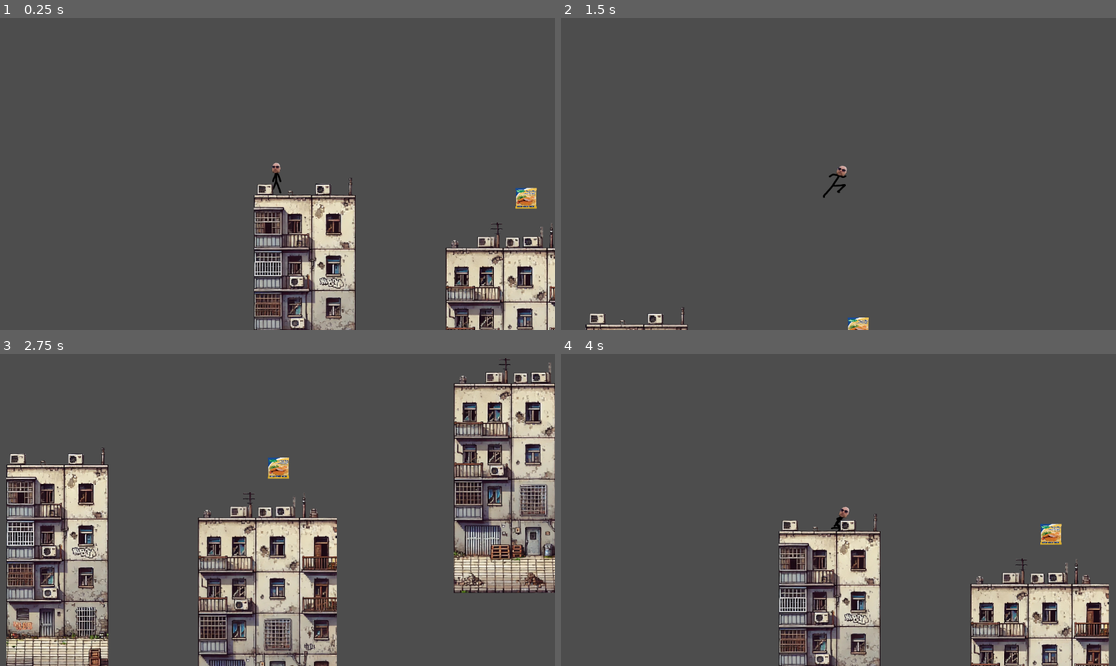
Above: before the commit, frames 1-4 (two rows, left to right).
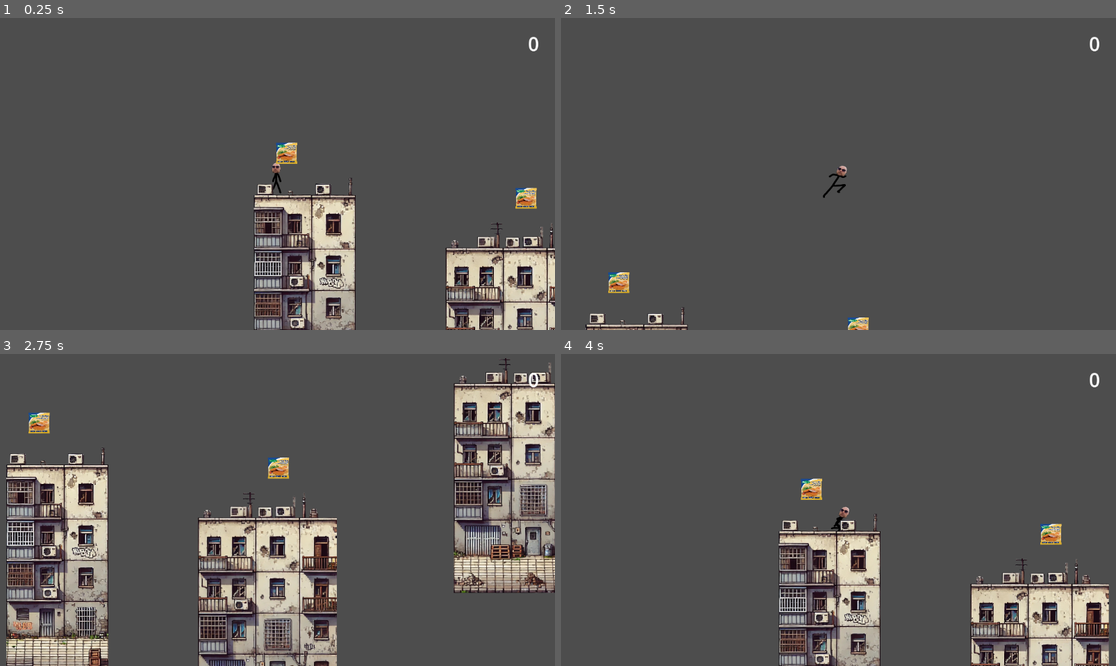
Above: after the commit, the same moments.

Repository: sanyika22145/isti_game
Game: Godot game, scene res://scenes/game.tscn
The game is run twice, just before and just after one commit, with the same random seed, the same clock (stepped at 60 frames per second) and the same inputs.
Inputs:
- Up to frame 1 (0.25 s): no input
- Up to frame 2 (1.5 s): tap Enter at 0.5 s; hold D (move_right) from 0.53 s (still down); tap W (jump) at 0.77 s
- Up to frame 3 (2.75 s): tap W (jump) at 1.52 s; release D (move_right) at 2.03 s; hold A (move_left) from 2.03 s (still down)
- Up to frame 4 (4 s): release A (move_left) at 2.78 s; hold D (move_right) from 2.78 s (still down); tap W (jump) at 3.02, 3.77 s

The runs differ from the first frame. In frame 1, 0.3% of the frame differs, in the area x 49-97%, y 6-47%; in frame 2, 0.3%; in frame 3, 0.3%, in the area x 5-97%, y 6-26%; in frame 4, 0.3%.

Commit message:
scoreboard

Diff:
--- a/mcistikalandjai/scenes/game.tscn
+++ b/mcistikalandjai/scenes/game.tscn
@@ -161,6 +161,8 @@
 [node name="cordonFelveheto" parent="." instance=ExtResource("11_dsdnw")]
 position = Vector2(992, 189)
 
+[node name="cordonFelveheto2" parent="." instance=ExtResource("11_dsdnw")]
+
 [node name="pepsi2" parent="." instance=ExtResource("10_qo3sv")]
 position = Vector2(1100, -2935)
 
--- a/mcistikalandjai/scenes/game_manager.tscn
+++ b/mcistikalandjai/scenes/game_manager.tscn
@@ -1,6 +1,9 @@
-[gd_scene load_steps=2 format=3 uid="uid://cfje6wok8ua0q"]
+[gd_scene load_steps=3 format=3 uid="uid://cfje6wok8ua0q"]
 
 [ext_resource type="Script" path="res://script/game_manager.gd" id="1_2sx6w"]
+[ext_resource type="PackedScene" uid="uid://b2crwcxyro7y3" path="res://scenes/scoreboard.tscn" id="2_iqe1n"]
 
 [node name="GameManager" type="Node"]
 script = ExtResource("1_2sx6w")
+
+[node name="Scoreboard" parent="." instance=ExtResource("2_iqe1n")]
--- /dev/null
+++ b/mcistikalandjai/scenes/scoreboard.tscn
@@ -0,0 +1,16 @@
+[gd_scene format=3 uid="uid://b2crwcxyro7y3"]
+
+[node name="Scoreboard" type="CanvasLayer"]
+
+[node name="Score" type="Label" parent="."]
+anchors_preset = -1
+anchor_right = 0.035
+anchor_bottom = 0.018
+offset_left = 1046.0
+offset_top = 25.0
+offset_right = 1078.68
+offset_bottom = 85.336
+scale = Vector2(1, 1.02351)
+theme_override_font_sizes/font_size = 40
+text = "0"
+horizontal_alignment = 2
--- a/mcistikalandjai/script/cordon_felveheto.gd
+++ b/mcistikalandjai/script/cordon_felveheto.gd
@@ -1,5 +1,6 @@
 extends Sprite2D
 @onready var pickup: AudioStreamPlayer = $pickup
+@onready var area_2d: Area2D = $Area2D
 
 
 # Called when the node enters the scene tree for the first time.
@@ -15,11 +16,10 @@
 
 func _on_area_2d_body_entered(body: Node2D) -> void:
 	if body.is_in_group('player'):
-		GameManager.score += 100
-		print(GameManager.score)
+		GameManager.score += 3
 		pickup.play()
 		visible = false
-		body.set_collision_layer_value(1, false)
-		body.set_collision_layer_value(10, true)
+		$Area2D.collision_layer = 0
+		$Area2D.collision_mask = 0
 		await pickup.finished
 		queue_free()
--- a/mcistikalandjai/script/game_manager.gd
+++ b/mcistikalandjai/script/game_manager.gd
@@ -1,3 +1,6 @@
 extends Node
 
 var score = 0
+
+func _process(delta: float) -> void:
+	$"Scoreboard/Score".text = str(score)
--- a/mcistikalandjai/script/killzone.gd
+++ b/mcistikalandjai/script/killzone.gd
@@ -13,7 +13,7 @@
 	elif randomAudioSzam == 2:
 		kurvaanyadat_2.play()
 		await kurvaanyadat_2.finished
-	print("You died!")
+	GameManager.score = 0
 
 	timer.start()
 
Not shown, added: mcistikalandjai/scenes/targyak/cor380E.tmp
